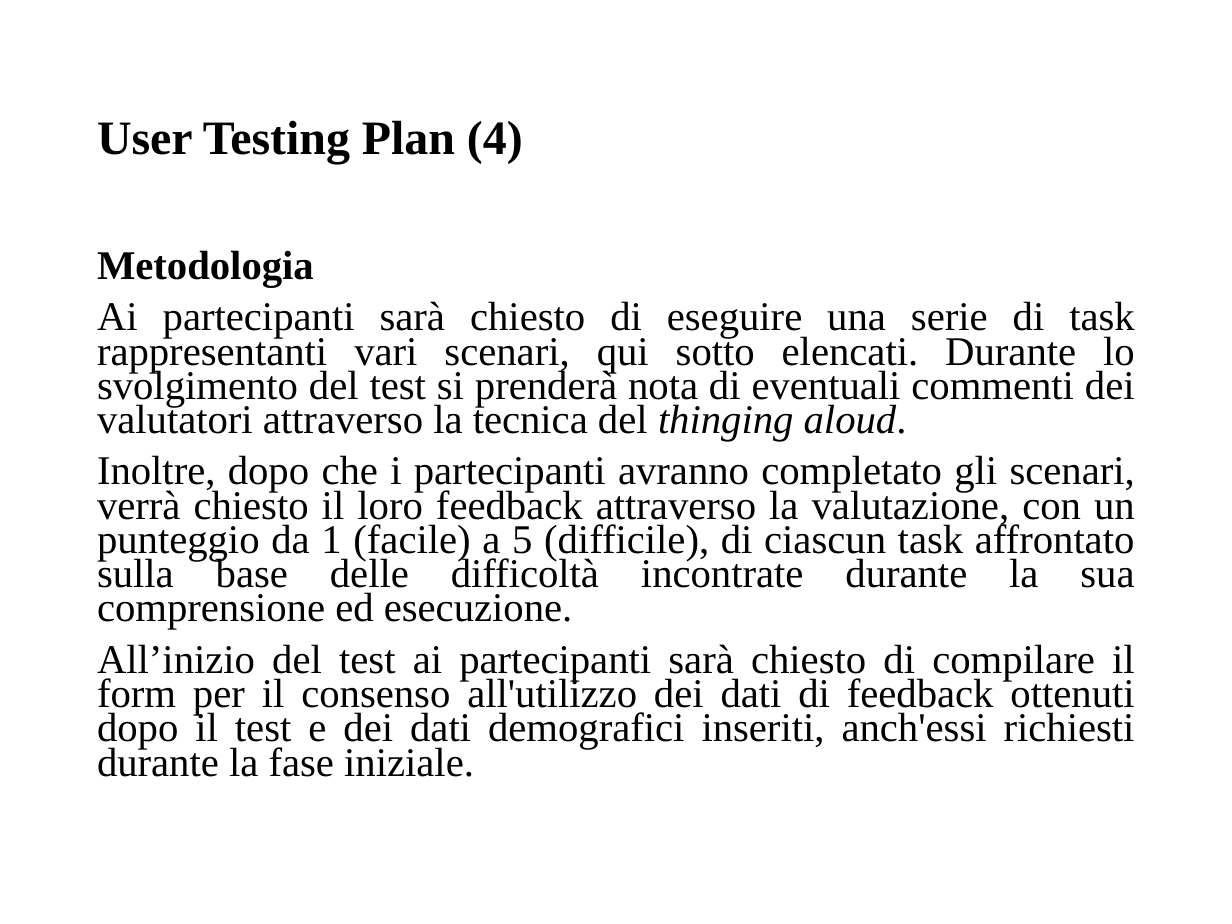
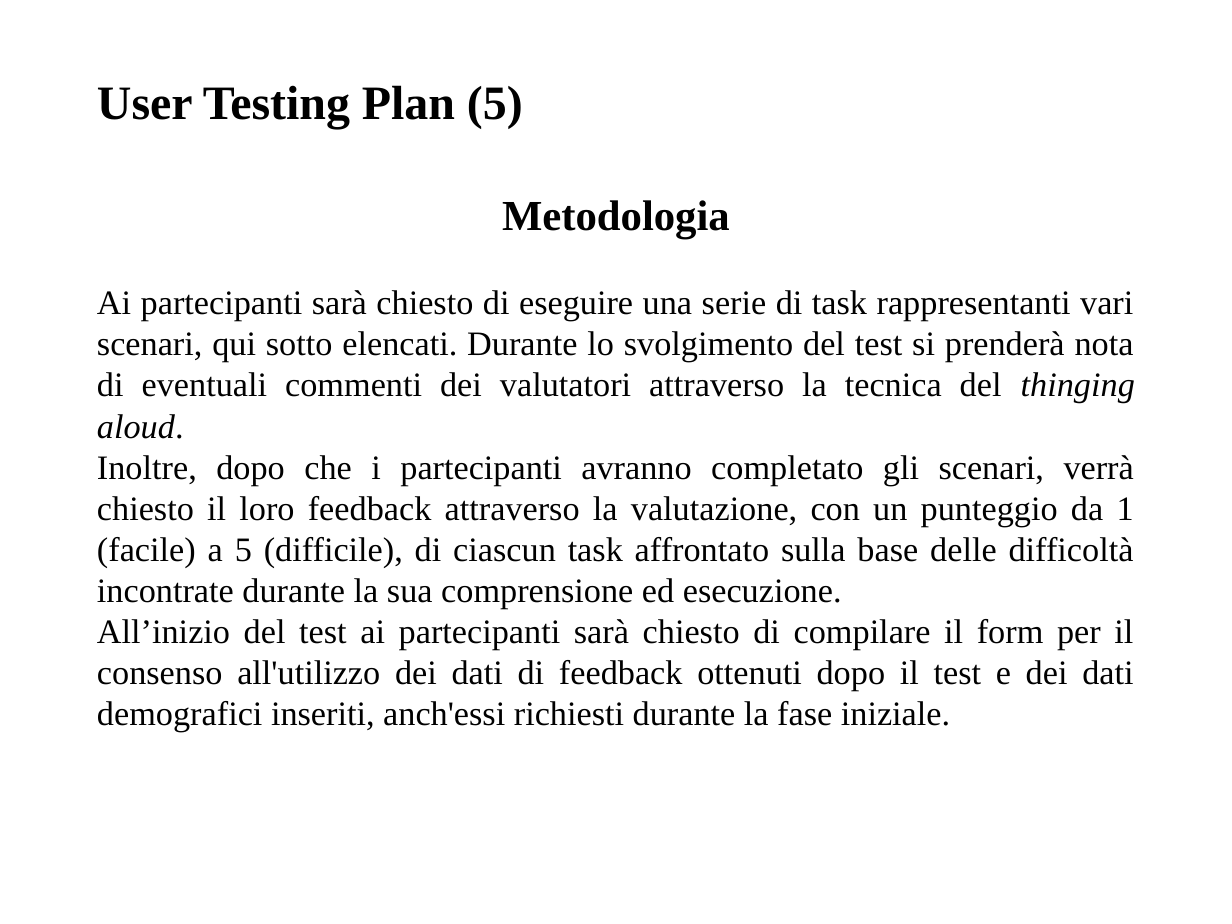
Before and after one commit to giusmastro91/Cognitive-systems, a slide deck: slide 13 of Prova_6/Leone_Mastrosimone_PresentazioneProgetto.pptx (slide 9 before the commit). Drawn at 1232x924 pixels with LibreOffice and Linux fonts; fonts in the diff are those of the drawing. Boxes give left, top, right and bottom in pixels: in the first picture for what was removed or moved away, otherwise in the second. Text is boxed around its words. In the diff, an @@ line names an element or a change of style, - is before the commit and + after.

Commit message:
mod pptx e aggiunto primo test

```diff
--- a/Prova_6/Leone_Mastrosimone_PresentazioneProgetto.pptx
+++ b/Prova_6/Leone_Mastrosimone_PresentazioneProgetto.pptx
@@ text at [97, 85, 523, 129]: text changed @@
-User Testing Plan (4)
+User Testing Plan (5)
@@ text "Metodologia": place and size @@
-text "Metodologia" at [97, 250, 1135, 777]
+text "Metodologia" at [97, 200, 1135, 732]
@@ text "Metodologia" at [97, 200, 1135, 732]: size 23.8 to 25 pt in "Metodologia"; size 23.8 to 20 pt; alignment justified to centre; line spacing 0.7 to 1.2; line spacing 0.7 to 1; less space between paragraphs @@
```
Also in this commit, not shown: 10 other slides changed, 7 slides added, 1 other file.
